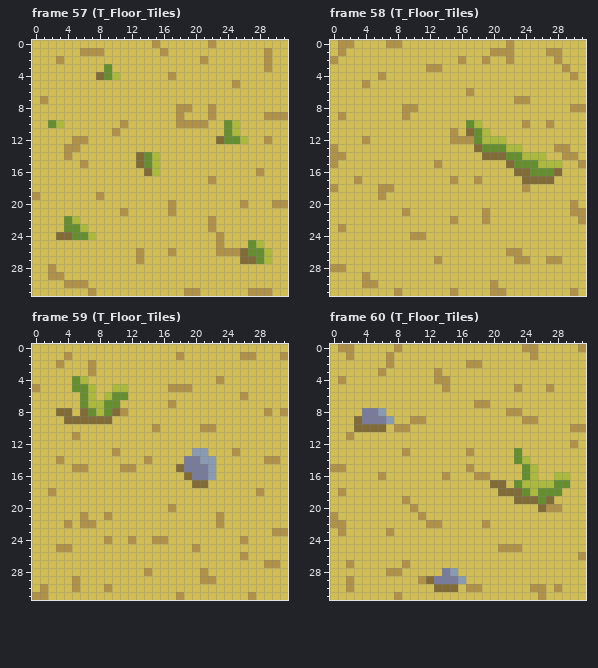
File history of a pixel-art file, Scavenger Roguelike Tutorial/Assets/Sprites/Tribal_SpriteSheet.ase. The picture above was drawn from the file before the commit.
32x32 pixels, 98 frames. Colours within 5 levels of each other are drawn and written as one. Shown: frame 57 (T_Floor_Tiles), frame 58 (T_Floor_Tiles), frame 59 (T_Floor_Tiles), frame 60 (T_Floor_Tiles). The commit also changed other frames, which this record leaves out.
New version:
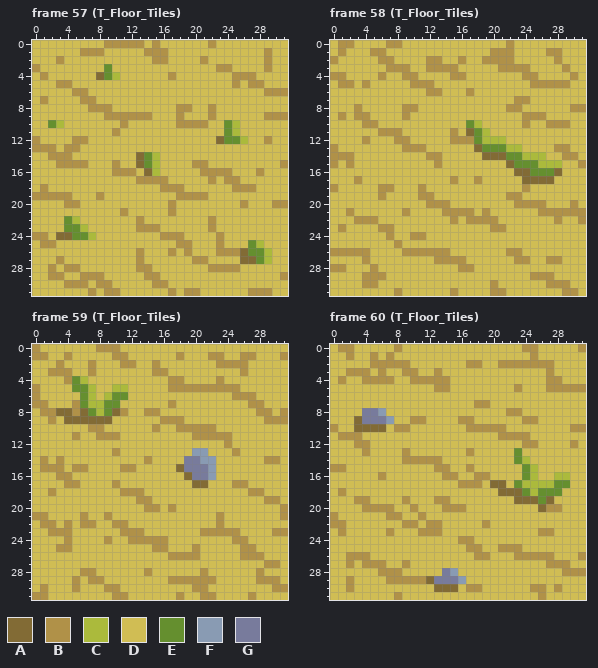
Palette (. is transparent): A #826b35  B #b09148  C #abba3c  D #d0bd54  E #658f2f  F #899bb3  G #787b9c
Difference:
Changed rows in their new state; - is an unchanged pixel.
Frame 57 (T_Floor_Tiles), layer "Middle":
first column x 0:
 0 ---------BBBBB------------------
 1 --------------BB----------------
 2 ---------------BB---------------
 3 B----------------------BB-------
 4 -B-----------------------BBB----
 5 ---BB----------------------BB---
 6 -----BB----------------------BBB
 7 ------BB------------------------
 8 -------BBB----------------------
 9 ---------BBBBBB-----------------
12 B-------------------------------
13 BBB-----------------------------
14 --BB----------------------------
15 ---BBB----B---------BB---------B
16 ----------BBB--------BBBB-------
17 -------------BBBB-------BB------
18 -B--------------BBB------BBB----
19 -BBBB-------------BBBB----------
20 ----BB--------------------------
22 -------------B------------------
23 -------------BBB----------------
24 BB--------------BBB-------------
25 -BB---------------BB------------
26 -------------------B------------
27 ---B----------------BB----------
28 ----BB-------BB-------BBBB------
29 ------BBB-----BB---------------B
30 --------BB-----BB---------------
31 ---------BB------B--------------
Frame 58 (T_Floor_Tiles), layer "Middle":
first column x 0:
 1 -----BB-----------------------
 2 ------BB----BB------BB--------
 3 -------BBB----BB-----BBBB-----
 4 BB-------BB----BB-------BB----
 5 -BB-------BBB------------BBBBB
 6 ------------BB----------------
 8 ---B------------------BB------
 9 ---BB-------------------BBB---
10 ----BB----------------------BB
11 ------BBB---------------------
12 --------BB--------------------
13 ---------BBB------------------
14 --B---------BB----------------
15 --B---------------------------
18 -----------B------------------
19 -----------BB---------BB------
20 ------------BBB--------BBBB---
21 --B-----------BBBB--------BBBB
22 ---BBB-----------BB-B-------B-
23 ------BB------------BB--------
24 -------B----------------------
25 --------B---------------------
26 BBBBB----BBBBBB---------------
27 ----B---------BBB-------------
28 -----B----------BB------------
29 -----BB------------------BBB--
30 ---------------------------BBB
31 -----------------------------B
Frame 59 (T_Floor_Tiles), layer "Middle":
first column x 0:
 0 B-------BBB---------------------
 1 BB--------BB----------BB--------
 2 -----------BB--B-------BBBB-----
 3 --BBB----------BB---------B-----
 4 ----B------------BB-------------
 5 --------------------BBBBBB------
 6 B------------------------B-B----
 7 BB---B---------------------BB---
 8 -BB--B--------BB------------B---
 9 --B-------------BBB----------BBB
10 -------BB---------BBB-----------
11 --------BBB---------BBBBB-------
12 ------------------------B-------
14 -B------------------------------
15 -BBB----------------------------
16 ---BB---------------------------
17 ----BB----B--------------BB-----
18 -----------BBB-------------B----
19 -------------BB--------------BB-
20 --------------BB---------------B
21 BB-----------------------------B
22 -BB-------BB--------------------
23 --BBB------BBB-------BBBBB------
24 ----B--------BB----------B------
25 ---------------BB---------BB----
26 -----------------BBBB------BB---
28 ------BB--------------------B---
29 -------BB--------BBBB-------BBB-
30 ----------B---------BB--------BB
31 ----------BB---------BB---------
Frame 60 (T_Floor_Tiles), layer "Middle":
first column x 2:
 1 ---B--------------------------
 2 ---BB-BB-----------BBBBBBB----
 3 BBB----BB----------------B----
 4 --BBBB--BBB--------------BB---
 5 -----------B--------------BBBB
first column x 0:
 9 ----------------BB--------------
10 B----------------BBBBB----------
11 -B-B-----------------BBBB-------
12 ---BB-------------------BB------
13 ----B---------------------------
14 ---------BBBBB------------------
15 -------------BB-----------------
16 ---------------B----------------
17 ----------------BBB-------------
19 ---BB--------BB-----------------
20 ----BBBB------BBB---------------
21 -------BB-----------------------
22 ---------BB---------------------
23 -----------BBB------------BB----
24 ----------------BB--------------
25 -----------------BB-------------
26 --BBB-------------BB---BBBBB----
27 ----BBB--------------------BBB--
28 ------B----------------------BBB
29 -------BBBB---------------------
